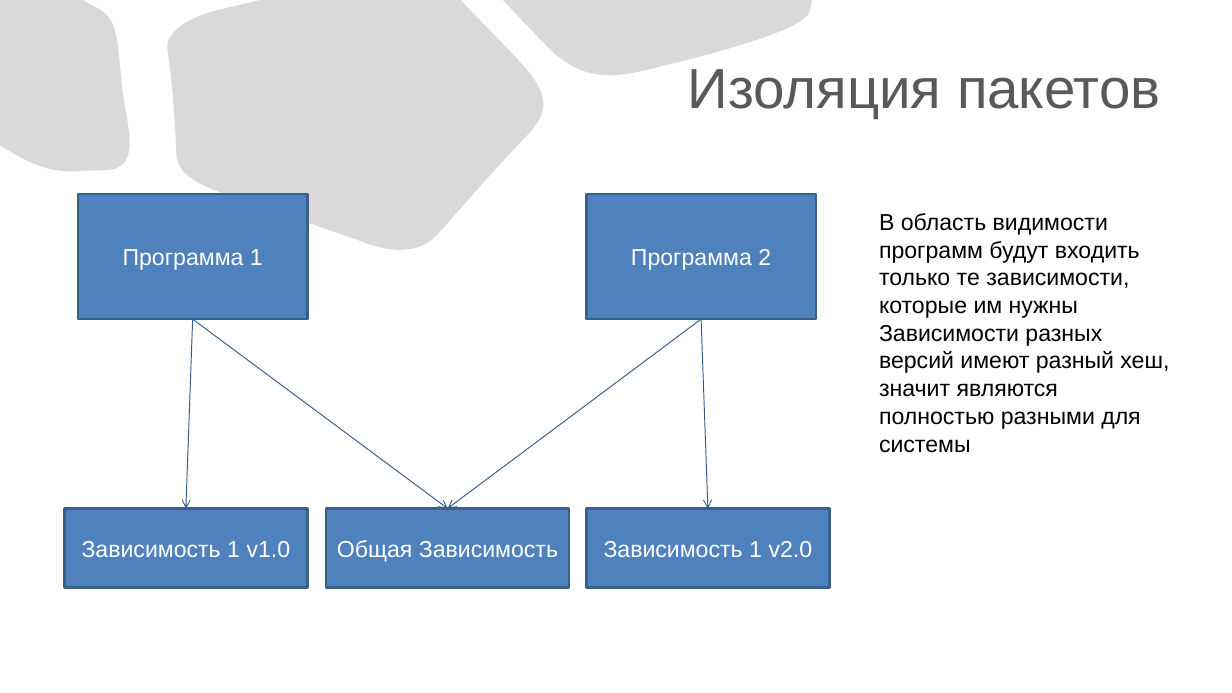
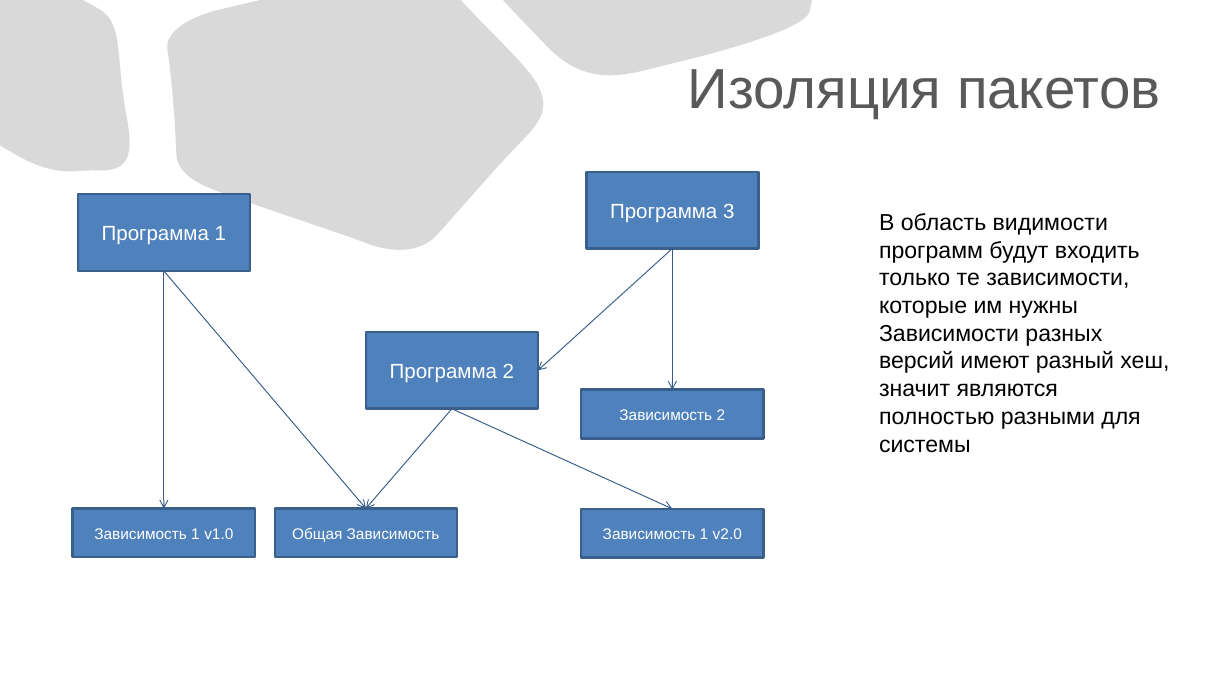
Before and after one commit to slawacats/clyx, a slide deck: slide 4 of NewOS.pptx. Drawn at 1232x693 pixels with LibreOffice and Linux fonts; fonts in the diff are those of the drawing. Boxes give left, top, right and bottom in pixels: in the first picture for what was removed or moved away, otherwise in the second. Text is boxed around its words. In the diff, an @@ line names an element or a change of style, - is before the commit and + after.

```diff
--- a/NewOS.pptx
+++ b/NewOS.pptx
@@ rectangle added at <box>587,172,759,249</box>, fill #4F81BD, outline #3A5F8C 2 pt, 16 pt, text #FFFFFF @@
+Программа 3
@@ rectangle "Программа 1": place and size @@
-rectangle "Программа 1" at <box>78,194,308,319</box>
+rectangle "Программа 1" at <box>78,194,250,271</box>
@@ rectangle "Программа 1" at <box>78,194,250,271</box>: size 18 to 16 pt @@
@@ arrow added from (673, 249) to (538, 371), #375D8B 0.75 pt @@
@@ arrow added from (673, 249) to (673, 390), #375D8B 0.75 pt @@
@@ arrow moved from (193, 319) - (186, 508) to (164, 271) - (164, 508) @@
@@ arrow moved from (193, 319) - (447, 508) to (164, 271) - (366, 508) @@
@@ rectangle "Программа 2" at <box>366,332,538,409</box>: size 18 to 16 pt @@
@@ rectangle "Программа 2": place and size @@
-rectangle "Программа 2" at <box>587,194,817,319</box>
+rectangle "Программа 2" at <box>366,332,538,409</box>
@@ arrow moved from (701, 319) - (447, 508) to (452, 409) - (366, 508) @@
@@ arrow moved from (701, 319) - (708, 508) to (452, 409) - (673, 509) @@
@@ rectangle added at <box>581,390,763,439</box>, fill #4F81BD, outline #3A5F8C 2 pt, 12 pt, text #FFFFFF @@
+Зависимость 2
@@ rectangle "Зависимость 1 v1.0": place and size @@
-rectangle "Зависимость 1 v1.0" at <box>65,508,308,588</box>
+rectangle "Зависимость 1 v1.0" at <box>73,508,255,557</box>
@@ size 18 to 12 pt in 3 elements at <box>73,508,255,557</box>, <box>581,509,763,558</box>, <box>274,508,457,557</box> @@
@@ rectangle "Общая Зависимость": place and size @@
-rectangle "Общая Зависимость" at <box>326,508,569,588</box>
+rectangle "Общая Зависимость" at <box>274,508,457,557</box>
@@ rectangle "Зависимость 1 v2.0": place and size @@
-rectangle "Зависимость 1 v2.0" at <box>587,508,830,588</box>
+rectangle "Зависимость 1 v2.0" at <box>581,509,763,558</box>
```
